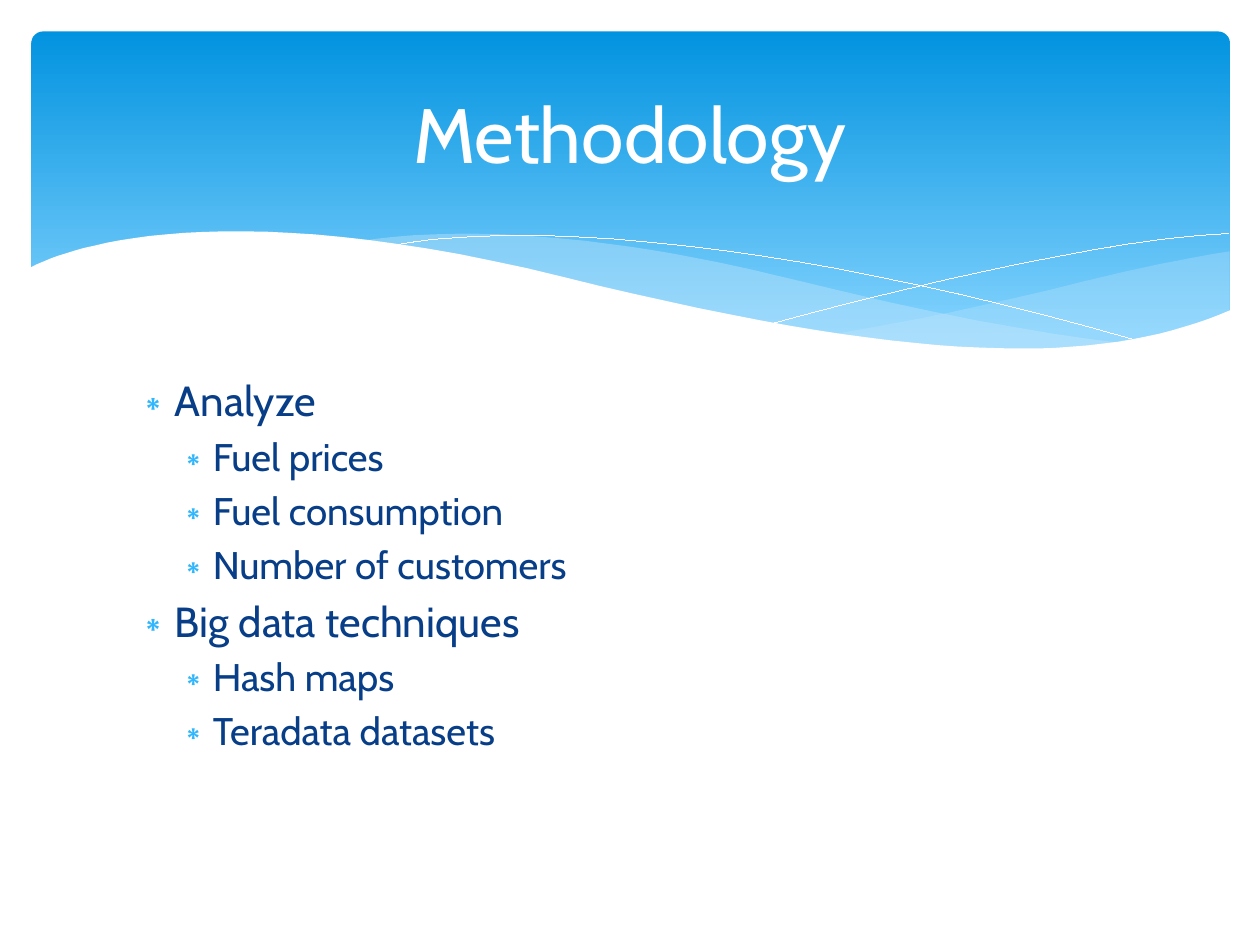
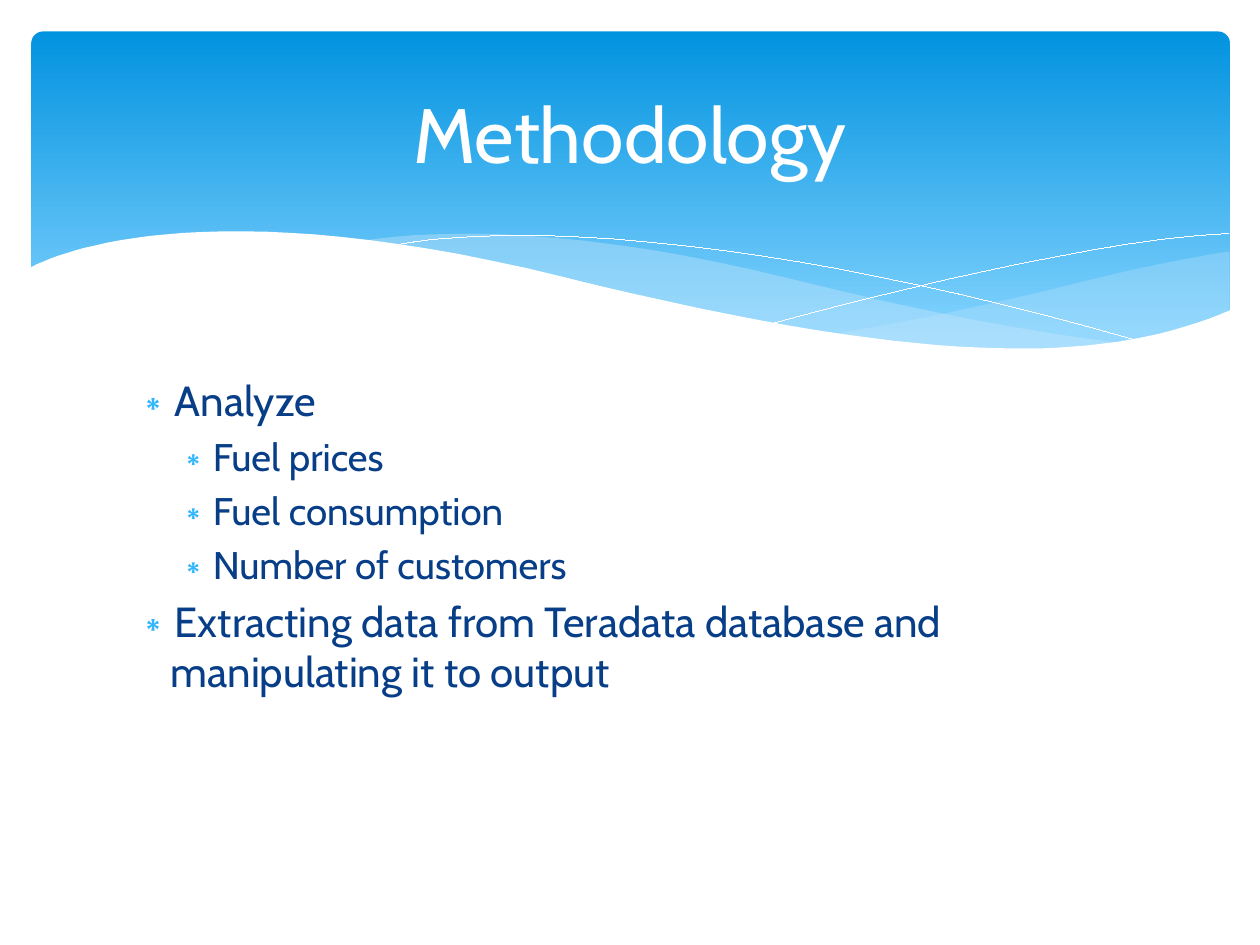
Before and after one commit to jey036/Your-Worst-Nightmare-Segfault, a slide deck: slide 4 of Skyfault.pptx (slide 3 before the commit). Drawn at 1260x945 pixels with LibreOffice and Linux fonts; fonts in the diff are those of the drawing. Boxes give left, top, right and bottom in pixels: in the first picture for what was removed or moved away, otherwise in the second. Text is boxed around its words. In the diff, an @@ line names an element or a change of style, - is before the commit and + after.

```diff
--- a/Skyfault.pptx
+++ b/Skyfault.pptx
@@ text at [171, 605, 941, 697]: text changed; size 22 to 24 pt @@
-∗ Big data techniques
-  ∗ Hash maps
-  ∗ Teradata datasets
+∗ Extracting data from Teradata database and manipulating it to output
```
Also in this commit, not shown: 3 other slides changed, 1 slide added.
